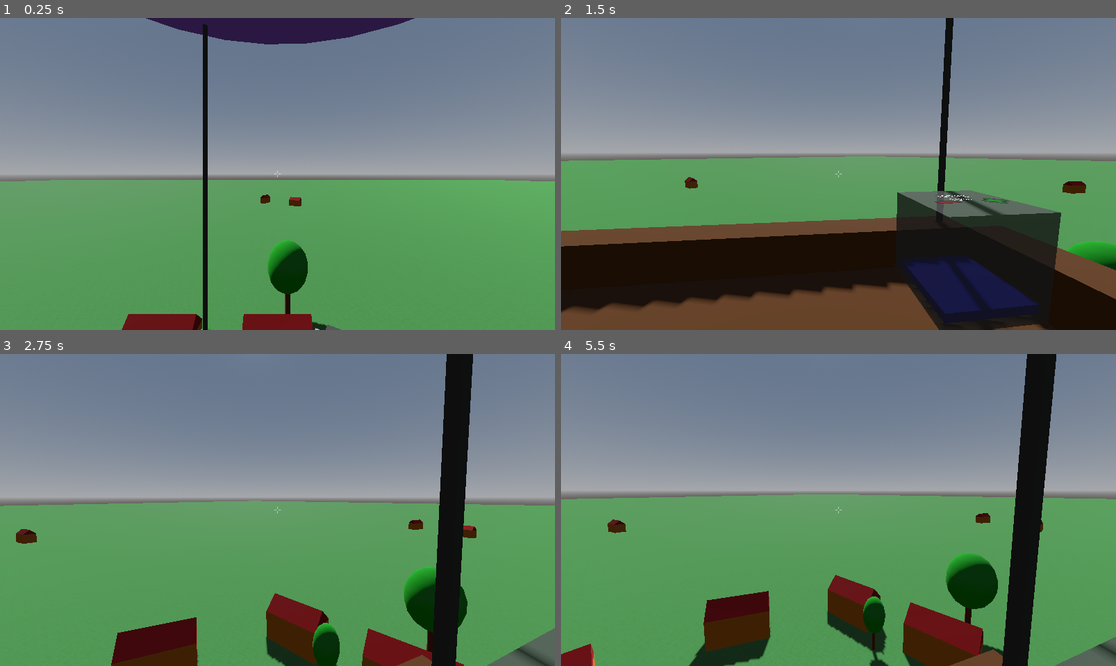
Above: before the commit, frames 1-4 (two rows, left to right).
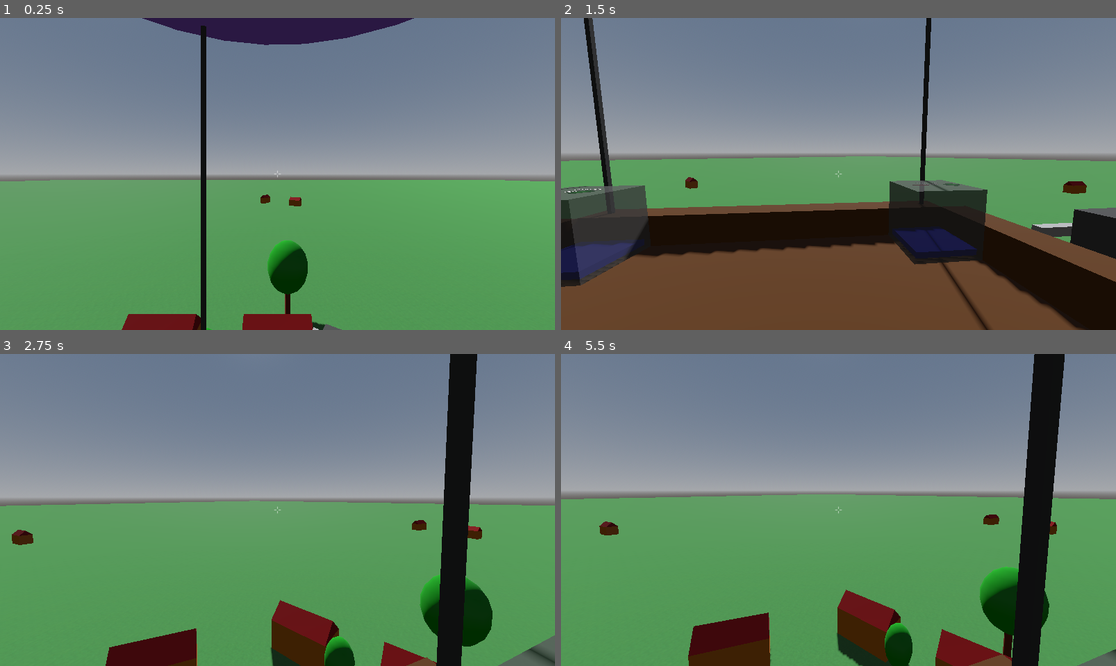
Above: after the commit, the same moments.

Repository: jmdejong/airships
Game: Godot game, scene res://scenes/world.tscn
Two runs of this game, one before a commit and one after it. Both use one fixed random seed, a clock stepped at 60 frames per second and the inputs below.
Inputs (mouse positions are in pixels of both pictures, inside the frame that each line leads up to):
- Up to frame 1 (0.25 s): no input
- Up to frame 2 (1.5 s): move the mouse to (960, 158) at 0.52 s; hold D (right) 0.53-1.28 s; click (960, 158) at 0.6 s; move the mouse to (810, 174) at 1.27 s; hold W (forwards) from 1.28 s (still down); click (810, 174) at 1.35 s
- Up to frame 3 (2.75 s): keep holding W (forwards); move the mouse to (288, 503) at 2.02 s; hold Shift (sprint) from 2.03 s (still down); click (288, 503) at 2.3 s
- Up to frame 4 (5.5 s): keep holding W (forwards); move the mouse to (832, 516) at 2.77 s; release Shift (sprint) at 2.78 s; tap B (toggle_build) at 2.85 s; click (832, 516) at 3.05 s; move the mouse to (877, 513) at 3.52 s; tap G (toggle_gravity) at 3.6 s; click (877, 513) at 3.8 s; move the mouse to (794, 506) at 4.27 s; click (794, 506) at 4.35 s; move the mouse to (844, 510) at 5.02 s; click (844, 510) at 5.1 s

The runs differ from the first frame. In frame 1, 0.7% of the frame differs, in the area x 25-75%, y 0-100%; in frame 2, 30%, in the area x 0-100%, y 0-100%; in frame 3, 6.6%; in frame 4, 13%.

Commit message:
better balances; some refactoring

Diff:
--- a/code/atmosphere.gd
+++ b/code/atmosphere.gd
@@ -3,7 +3,7 @@
 const BASE_AIR_DENSITY := 1.2
 
 func air_density(height: float) -> float:
-	return BASE_AIR_DENSITY / (1 + 0.05 * height)
+	return BASE_AIR_DENSITY / (1.0 + 0.008 * height)
 
 func gravity_vec() -> Vector3:
 	var space := get_viewport().find_world_3d().space
--- /dev/null
+++ b/code/build.gd
@@ -0,0 +1,47 @@
+extends RayCast3D
+
+var preview: Area3D = null
+var build_component: Component = null
+
+func select_build(component: Component) -> void:
+	for child in %BuildPreview.get_children():
+		child.queue_free()
+	build_component = component
+	if component == null:
+		preview = null
+	else:
+		preview = component.preview.instantiate()
+		%BuildPreview.add_child(preview)
+
+func place_preview() -> void:
+	var collider = %BuildCast.get_collider()
+	if collider != null and collider.has_method("build_target"):
+		%BuildPreview.global_rotation = collider.global_rotation
+		var cpos: Vector3 = collider.to_local(%BuildCast.get_collision_point() + %BuildCast.get_collision_normal() * 0.24).snappedf(0.5)
+		%BuildPreview.global_position = collider.to_global(cpos)
+		preview.valid = !preview.has_overlapping_bodies()
+	else:
+		%BuildPreview.rotation = Vector3.ZERO
+		%BuildPreview.position = Vector3.ZERO
+		if preview and preview.valid:
+			preview.valid = false
+
+func try_build() -> void:
+	var collider = %BuildCast.get_collider()
+	if collider != null and collider.has_method("build_target"):
+		%BuildPreview.global_rotation = collider.global_rotation
+		var cpos: Vector3 = collider.to_local(%BuildCast.get_collision_point() + %BuildCast.get_collision_normal() * 0.24).snappedf(0.5)
+		%BuildPreview.global_position = collider.to_global(cpos)
+		preview.valid = !preview.has_overlapping_bodies()
+		if preview.valid:
+			collider.build_component(cpos, build_component)
+
+func try_remove() -> void:
+	var collider: CollisionObject3D = %BuildCast.get_collider()
+	if collider == null:
+		return
+	var shape: CollisionShape3D = collider.shape_owner_get_owner(collider.shape_find_owner(%BuildCast.get_collider_shape()))
+	var component: Node3D = shape.get_meta("component")
+	component.get_parent().remove_child(component)
+	component.changed.emit()
+	component.queue_free()
--- a/code/components/box_component.gd
+++ b/code/components/box_component.gd
@@ -2,7 +2,8 @@
 
 signal changed
 
-@export var density = 10
+@export var density: float = 100
+@export var own_mass: float = 0.0
 @onready var volume = _calculate_volume()
 
 func _calculate_volume() -> float:
--- a/code/components/status_panel.gd
+++ /dev/null
@@ -1,30 +0,0 @@
-extends Node3D
-
-signal changed
-
-var previous_position: Vector3
-
-func _physics_process(delta: float) -> void:
-	var velocity = (global_position - previous_position) / delta
-	previous_position = global_position
-	%Dashboard.text = "Altitude: %4.1f m\nAir: %2.2f kg/m^3\nHor speed: %2.2f m/s\nVert speed: %+2.2f m/s" % [
-		global_position.y,
-		 Atmosphere.air_density($%Dashboard.global_position.y),
-		Vector2(velocity.x, velocity.z).length(),
-		velocity.y
-	]
-
-func displaced_volume() -> float:
-	return 0.01
-
-func mass() -> float:
-	return 20
-
-func center_of_mass() -> Vector3:
-	return transform * $CenterOfMass.position
-
-func shapes() -> Array[CollisionShape3D]:
-	var c: CollisionShape3D = $CollisionShape3D.duplicate()
-	c.set_meta("component", self)
-	c.transform = transform * c.transform
-	return [c]
--- a/code/player.gd
+++ b/code/player.gd
@@ -8,8 +8,6 @@
 var gravity_enabled: bool = true
 
 enum MouseMode {Unfocused, Play, Select, Build, Remove}
-var build_component: Component = null
-var preview: Area3D = null
 
 var mouse_mode: MouseMode = MouseMode.Unfocused:
 	set(value):
@@ -52,7 +50,8 @@
 	move_and_slide()
 
 	try_interact()
-	place_preview()
+	if mouse_mode == MouseMode.Build:
+		%BuildCast.place_preview()
 
 	viewpoint_changed.emit(position)
 
@@ -73,9 +72,9 @@
 		if mouse_mode == MouseMode.Play:
 			try_press()
 		elif mouse_mode == MouseMode.Build:
-			try_build()
+			%BuildCast.try_build()
 		elif mouse_mode == MouseMode.Remove:
-			try_remove()
+			%BuildCast.try_remove()
 		else:
 			mouse_mode = MouseMode.Play
 	if Input.is_action_just_pressed("cancel_click"):
@@ -94,49 +93,15 @@
 	else:
 		%Tooltip.visible = false
 
-func place_preview() -> void:
-	var collider = %BuildCast.get_collider()
-	if collider != null and collider.has_method("build_target") and mouse_mode == MouseMode.Build:
-		%BuildPreview.global_rotation = collider.global_rotation
-		var cpos: Vector3 = collider.to_local(%BuildCast.get_collision_point() + %BuildCast.get_collision_normal() * 0.24).snappedf(0.5)
-		%BuildPreview.global_position = collider.to_global(cpos)
-		preview.valid = !preview.has_overlapping_bodies()
-	else:
-		%BuildPreview.rotation = Vector3.ZERO
-		%BuildPreview.position = Vector3(0, 0, -2)
-		if preview and preview.valid:
-			preview.valid = false
 
 func try_press() -> void:
 	var collider = %EyeCast.get_collider()
 	if collider != null and collider.has_method("press"):
 		collider.press()
 
-func try_build() -> void:
-	var collider = %BuildCast.get_collider()
-	if collider != null and collider.has_method("build_target") and mouse_mode == MouseMode.Build:
-		%BuildPreview.global_rotation = collider.global_rotation
-		var cpos: Vector3 = collider.to_local(%BuildCast.get_collision_point() + %BuildCast.get_collision_normal() * 0.24).snappedf(0.5)
-		%BuildPreview.global_position = collider.to_global(cpos)
-		preview.valid = !preview.has_overlapping_bodies()
-		if preview.valid:
-			collider.build_component(cpos, build_component)
-
-func try_remove() -> void:
-	var collider: CollisionObject3D = %BuildCast.get_collider()
-	if collider == null:
-		return
-	var shape: CollisionShape3D = collider.shape_owner_get_owner(collider.shape_find_owner(%BuildCast.get_collider_shape()))
-	var component: Node3D = shape.get_meta("component")
-	component.get_parent().remove_child(component)
-	component.changed.emit()
-	component.queue_free()
-
 func _on_build_tab_select_build(component: Component) -> void:
-	build_component = component
 	mouse_mode = MouseMode.Build
-	preview = component.preview.instantiate()
-	%BuildPreview.add_child(preview)
+	%BuildCast.select_build(component)
 
 
 func _on_build_tab_select_remove() -> void:
--- /dev/null
+++ b/code/status_dashboard.gd
@@ -0,0 +1,13 @@
+extends Label3D
+
+var previous_position: Vector3
+
+func _physics_process(delta: float) -> void:
+	var velocity = (global_position - previous_position) / delta
+	previous_position = global_position
+	text = "Altitude: %4.1f m\nAir: %2.2f kg/m^3\nHor speed: %2.2f m/s\nVert speed: %+2.2f m/s" % [
+		global_position.y,
+		Atmosphere.air_density(global_position.y),
+		Vector2(velocity.x, velocity.z).length(),
+		velocity.y
+	]
--- a/project.godot
+++ b/project.godot
@@ -91,10 +91,10 @@
 
 [layer_names]
 
+3d_physics/layer_3="Ships"
 3d_physics/layer_6="Zones"
 3d_physics/layer_7="BuildAttach"
 3d_physics/layer_8="clickable"
-3d_physics/layer_16="Layer 16"
 
 [rendering]
 
--- a/scenes/airship.tscn
+++ b/scenes/airship.tscn
@@ -19,7 +19,8 @@
 size = Vector3(20, 27, 20)
 
 [node name="Airship" type="RigidBody3D"]
-collision_layer = 193
+collision_layer = 197
+collision_mask = 5
 mass = 0.001
 center_of_mass_mode = 1
 linear_damp = 1.0
@@ -38,6 +39,7 @@
 
 [node name="EngineHor2" parent="Components/Machines" instance=ExtResource("4_lht5w")]
 transform = Transform3D(-1, 0, -8.74228e-08, 0, 1, 0, 8.74228e-08, 0, -1, -0.5, 0.5, 4.5)
+power = 1000.0
 
 [node name="Ballast" parent="Components/Machines" instance=ExtResource("7_gy0ok")]
 transform = Transform3D(-4.37114e-08, 0, 1, 0, 1, 0, -1, 0, -4.37114e-08, -2.5, 0.5, 3)
--- a/scenes/components/status_panel.tscn
+++ b/scenes/components/status_panel.tscn
@@ -1,7 +1,8 @@
-[gd_scene load_steps=6 format=3 uid="uid://b5dw13s3ysqsr"]
+[gd_scene load_steps=7 format=3 uid="uid://b5dw13s3ysqsr"]
 
-[ext_resource type="Script" uid="uid://bjclamc640mu3" path="res://code/components/status_panel.gd" id="1_88f4g"]
+[ext_resource type="Script" uid="uid://cv4oa72xgm6qh" path="res://code/components/box_component.gd" id="1_wql8p"]
 [ext_resource type="Material" uid="uid://l8gakslgrmhi" path="res://materials/apparatus.tres" id="2_obbup"]
+[ext_resource type="Script" uid="uid://cuy0wihf3c0a4" path="res://code/status_dashboard.gd" id="3_wql8p"]
 
 [sub_resource type="BoxShape3D" id="BoxShape3D_obbup"]
 size = Vector3(1, 0.1, 1)
@@ -14,7 +15,7 @@
 size = Vector3(0.25, 0.4, 0.25)
 
 [node name="StatusPanel" type="Node3D"]
-script = ExtResource("1_88f4g")
+script = ExtResource("1_wql8p")
 
 [node name="CollisionShape3D" type="CollisionShape3D" parent="."]
 transform = Transform3D(1, 0, 0, 0, 1, 0, 0, 0, 1, 0.25, 0.15, 0.25)
@@ -39,6 +40,7 @@
 Air
 speed"
 font_size = 16
+script = ExtResource("3_wql8p")
 
 [node name="CenterOfMass" type="Node3D" parent="."]
 transform = Transform3D(1, 0, 0, 0, 1, 0, 0, 0, 1, 0.25, 0.1, 0.25)
--- a/scenes/player.tscn
+++ b/scenes/player.tscn
@@ -1,6 +1,7 @@
-[gd_scene load_steps=7 format=3 uid="uid://xt6mcv6w5ri5"]
+[gd_scene load_steps=8 format=3 uid="uid://xt6mcv6w5ri5"]
 
 [ext_resource type="Script" uid="uid://pwyriqsixxyi" path="res://code/player.gd" id="1_3vyb7"]
+[ext_resource type="Script" uid="uid://bnmp0q34upwxe" path="res://code/build.gd" id="2_dqkch"]
 [ext_resource type="PackedScene" uid="uid://yrqwva1k2mo1" path="res://scenes/build_tab.tscn" id="3_dqkch"]
 [ext_resource type="Texture2D" uid="uid://dtiu5fu6b3v3b" path="res://textures/ui/crosshair.png" id="3_qhqgy"]
 
@@ -40,10 +41,13 @@
 target_position = Vector3(0, 0, -4)
 collision_mask = 64
 collide_with_areas = true
+script = ExtResource("2_dqkch")
 
-[node name="BuildPreview" type="Node3D" parent="Head"]
+[node name="Node3D" type="Node3D" parent="Head/BuildCast"]
+transform = Transform3D(1, 0, 0, 0, 1, 0, 0, 0, 1, 0, 0, -3)
+
+[node name="BuildPreview" type="Node3D" parent="Head/BuildCast/Node3D"]
 unique_name_in_owner = true
-transform = Transform3D(1, 0, 0, 0, 1, 0, 0, 0, 1, 0, 0, -2)
 visible = false
 
 [node name="Crosshair" type="CenterContainer" parent="."]
@@ -90,7 +94,7 @@
 
 [node name="ZoneFinder" type="Area3D" parent="."]
 collision_layer = 0
-collision_mask = 32
+collision_mask = 4
 
 [node name="CollisionShape3D" type="CollisionShape3D" parent="ZoneFinder"]
 shape = SubResource("SphereShape3D_qhqgy")
--- a/scenes/world.tscn
+++ b/scenes/world.tscn
@@ -26,6 +26,7 @@
 [node name="DirectionalLight3D" type="DirectionalLight3D" parent="WorldEnvironment"]
 transform = Transform3D(0.707107, 0.5, -0.5, 0, 0.707107, 0.707107, 0.707107, -0.5, 0.5, 0, 30, 0)
 shadow_enabled = true
+shadow_blur = 10.0
 
 [node name="Player" parent="." instance=ExtResource("2_rwgxs")]
 transform = Transform3D(-4.37114e-08, 0, 1, 0, 1, 0, -1, 0, -4.37114e-08, 0, 27, 0)
Not shown, added: code/build.gd.uid
Not shown, removed: code/components/status_panel.gd.uid
Not shown, added: code/status_dashboard.gd.uid
